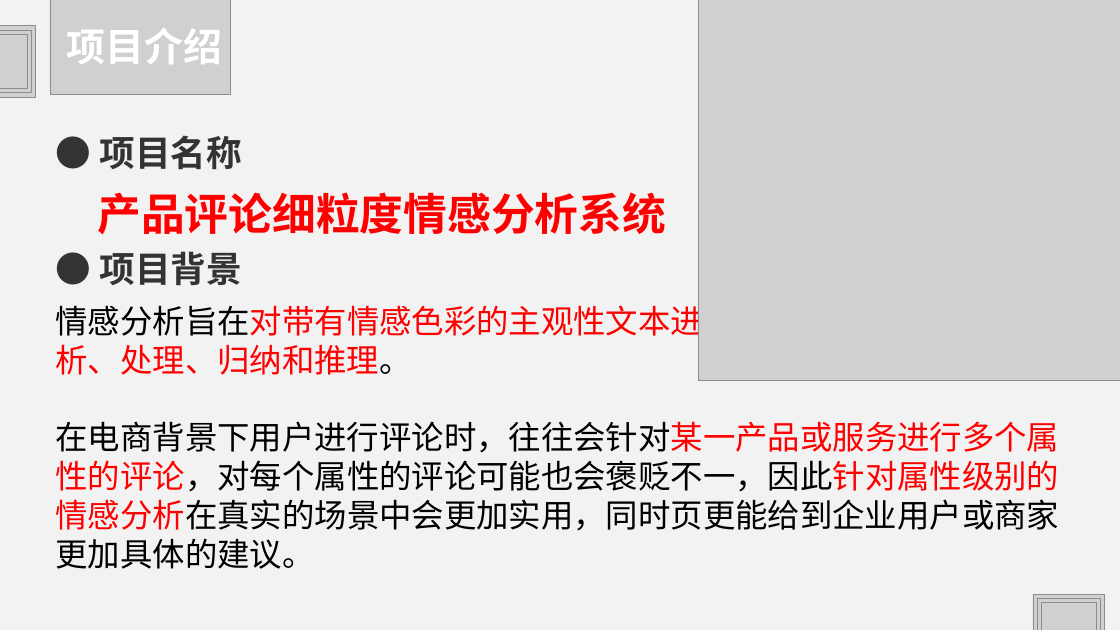
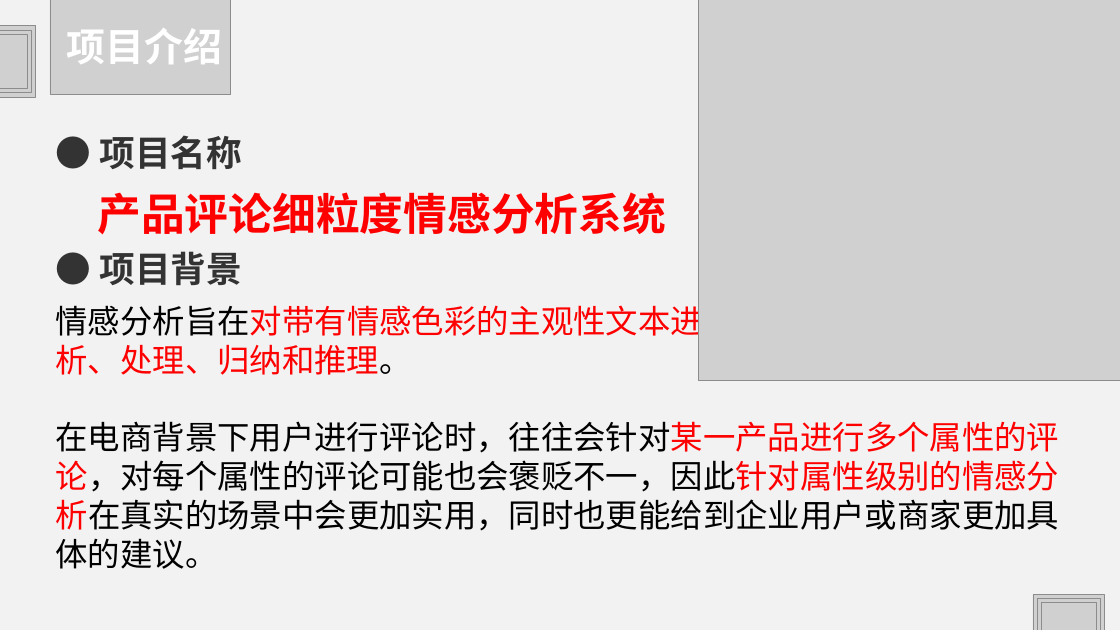
Before and after one commit to HJHGJGHHG/Sentiment-Analysis-System, a slide deck: slide 4 of 文档/PPT.pptx. Drawn at 1120x630 pixels with LibreOffice and Linux fonts; fonts in the diff are those of the drawing; grey boxes stand for pictures. Boxes give left, top, right and bottom in pixels: in the first picture for what was removed or moved away, otherwise in the second. Text is boxed around its words. In the diff, an @@ line names an element or a change of style, - is before the commit and + after.

```diff
--- a/文档/PPT.pptx
+++ b/文档/PPT.pptx
@@ text at <box>56,421,1060,569</box>: text changed @@
-在电商背景下用户进行评论时，往往会针对某一产品或服务进行多个属性的评论，对每个属性的评论可能也会褒贬不一，因此针对属性级别的情感分析在真实的场景中会更加实用，同时页更能给到企业用户或商家更加具体的建议。
+在电商背景下用户进行评论时，往往会针对某一产品进行多个属性的评论，对每个属性的评论可能也会褒贬不一，因此针对属性级别的情感分析在真实的场景中会更加实用，同时也更能给到企业用户或商家更加具体的建议。
```
Also in this commit, not shown: 6 other slides changed, 2 slides removed, 7 other files.
